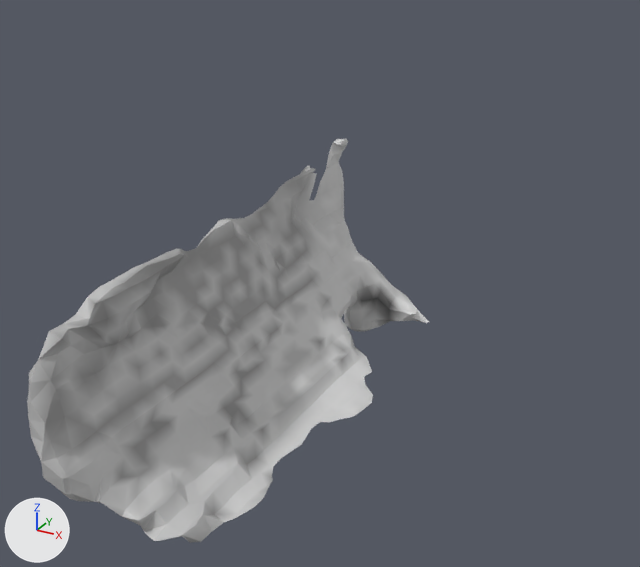
A saved change to the glTF model meshes/library_v1/beige_cup.glb.
Before and after are seen from a 50 mm lens placed at (0.0958, -0.1964, 0.0986), pointed at (-0.0076, -0.0084, 0.0046). The lights are fixed; the arrows at lower left show +X, +Y and +Z. The first picture is the older version.

Script lines for the objects in view, before the commit:
```python
me_geometry_0 = bpy.data.meshes.new('geometry_0')
me_geometry_0.from_pydata(...)  # 1977 vertices, 3950 faces; spans x -0.048..0.004, y -0.089..0.077, z -0.048..0.023
me_geometry_0.materials.append(mat_defaultmaterial)
ob_geometry_0 = bpy.data.objects.new('geometry_0', me_geometry_0)
ob_geometry_0.location = (0.0, 0.0, 0.0)
```
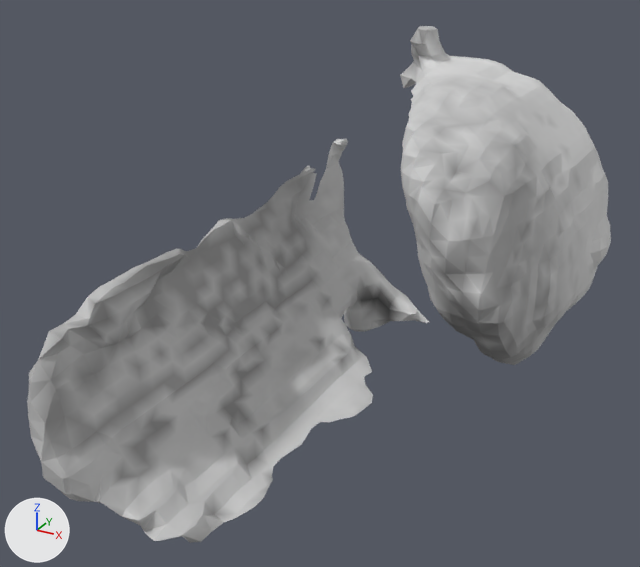
Where the change shows, as pixel boxes (x1, y1, x2, y2) in the pictures (640 x 567 px):
```json
{"object": "geometry_0", "change": "reshaped", "before": [27, 139, 430, 543], "after": [27, 26, 611, 543], "on screen": "45% wider, 28% taller"}
{"part": 1, "of": "me_geometry_0", "change": "added", "after": [401, 26, 611, 365]}
{"part": 2, "of": "me_geometry_0", "change": "edited", "before": [85, 270, 336, 531], "after": [85, 270, 336, 531], "on screen": "looks the same"}
```

Scene script edits in JSON lines:
```json
{"block": "me_geometry_0", "where": "# used by ob_geometry_0; location = (0.0, 0.0, 0.0)"}
{"op": "remove", "block": "me_geometry_0", "code": "me_geometry_0.from_pydata(...)  # 1977 vertices, 3950 faces; spans x -0.048..0.004, y -0.089..0.077, z -0.048..0.023"}
{"op": "add", "block": "me_geometry_0", "code": "me_geometry_0.from_pydata(...)  # 3767 vertices, 7526 faces; spans x -0.048..0.052, y -0.089..0.085, z -0.048..0.063"}
{"block": "me_geometry_0", "change": "me_geometry_0 part 1: a new loose piece of 1790 vertices spanning x -0.02..0.052, y -0.017..0.085, z -0.029..0.063, in mat_defaultmaterial"}
{"block": "me_geometry_0", "change": "me_geometry_0 part 2: 163 kept faces spanning x -0.032..-0.01, y -0.078..0.018, z -0.033..0.018 get new vertex colours; the middle colour goes from grey #bebebe to light grey #c5c5c5"}
```
